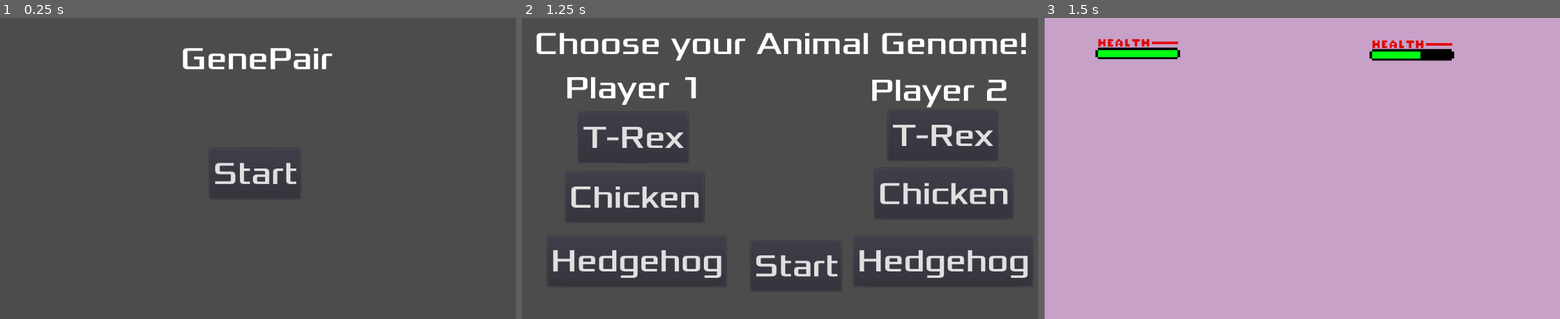
Above: before the commit, frames 1-3 (left to right).
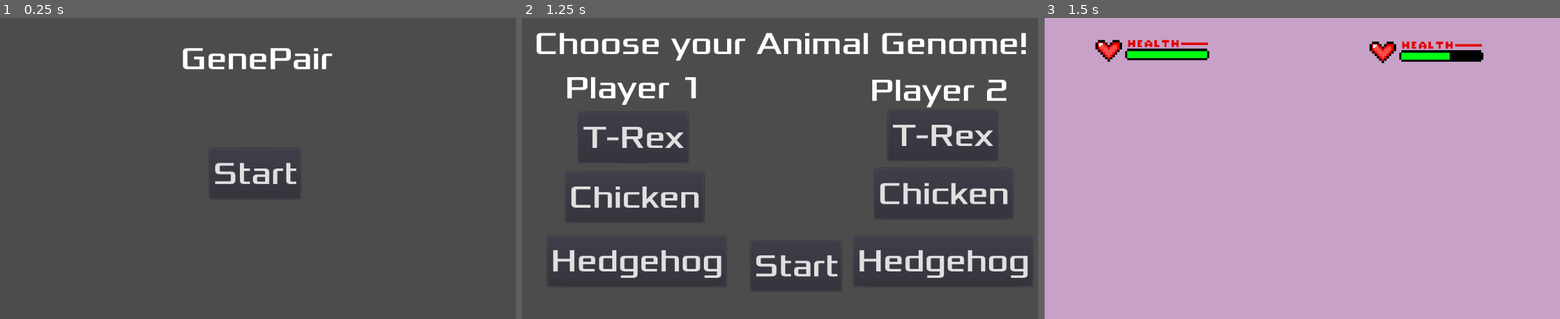
Above: after the commit, the same moments.

Repository: VetoPlayer/GenePair
Game: Godot game, scene res://HUD.tscn
Two runs of this game, one before a commit and one after it. Both use one fixed random seed, a clock stepped at 60 frames per second and the inputs below.
Inputs:
- Up to frame 1 (0.25 s): no input
- Up to frame 2 (1.25 s): click "Start" at 0.5 s
- Up to frame 3 (1.5 s): click "Start" at 1.25 s

Frames 1-2 are identical in both runs. In frame 3, 2.1% of the frame differs, in the area x 9-86%, y 6-15%.
Error in both runs: Invalid get index '0' (on base: 'Array'). (res://Main.gd:16)

Commit message:
spritesT-rex

Diff:
--- a/HealthBar.tscn
+++ b/HealthBar.tscn
@@ -1,9 +1,10 @@
-[gd_scene load_steps=5 format=2]
+[gd_scene load_steps=6 format=2]
 
 [ext_resource path="res://HealthBar.gd" type="Script" id=1]
 [ext_resource path="res://assets/spritebar3.png" type="Texture" id=2]
 [ext_resource path="res://assets/spritebar2.png" type="Texture" id=3]
 [ext_resource path="res://assets/spritebar1.png" type="Texture" id=4]
+[ext_resource path="res://heartDesign.png" type="Texture" id=5]
 
 [node name="HealthBar" type="Control"]
 anchor_right = 1.0
@@ -14,11 +15,16 @@
 
 [node name="HealthBar" type="TextureProgress" parent="."]
 anchor_right = 1.0
-margin_left = -3.0
-margin_right = -190.0
-margin_bottom = 209.0
+margin_left = 290.097
+margin_top = 9.08826
+margin_right = 285.097
+margin_bottom = 218.088
 value = 100.0
 texture_under = ExtResource( 2 )
 texture_over = ExtResource( 3 )
 texture_progress = ExtResource( 4 )
 tint_progress = Color( 0, 1, 0.0862745, 1 )
+
+[node name="heartDesign" type="Sprite" parent="HealthBar"]
+position = Vector2( -161.768, 106.614 )
+texture = ExtResource( 5 )
Binary file added: bodyt-rex.aseprite
Binary file added: heartDesign.png
Not shown, added: heartDesign.png.import
Binary file added: leftarm.png
Not shown, added: leftarm.png.import
Binary file added: legright.aseprite
Binary file added: legright.png
Not shown, added: legright.png.import
